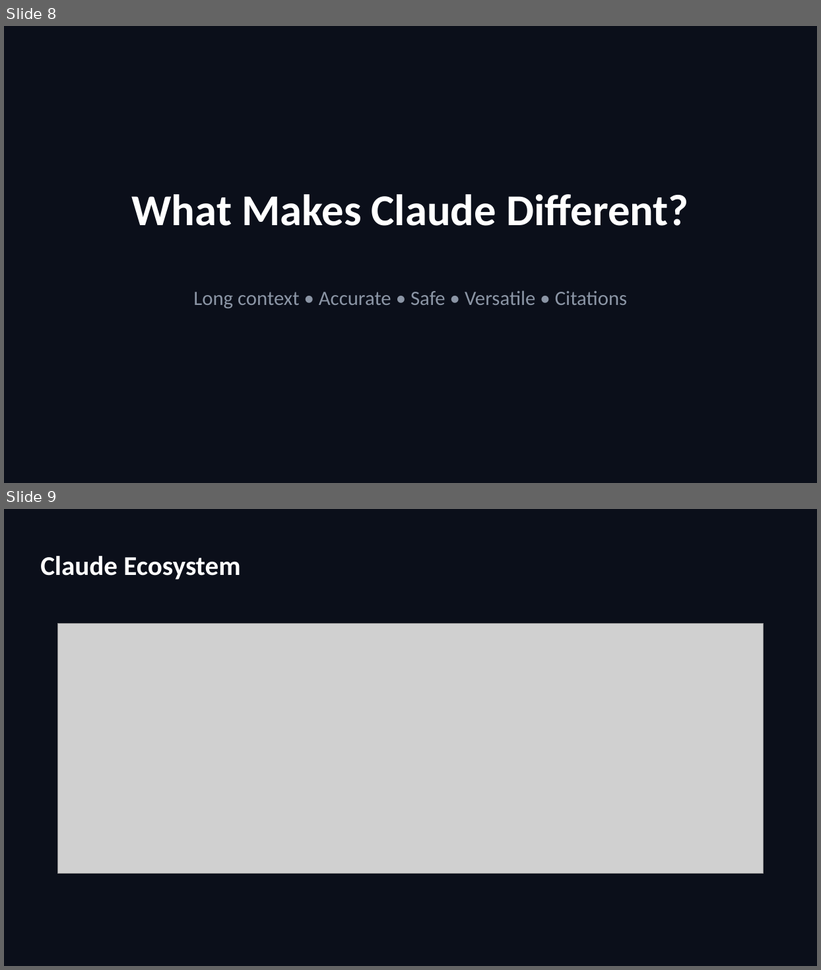
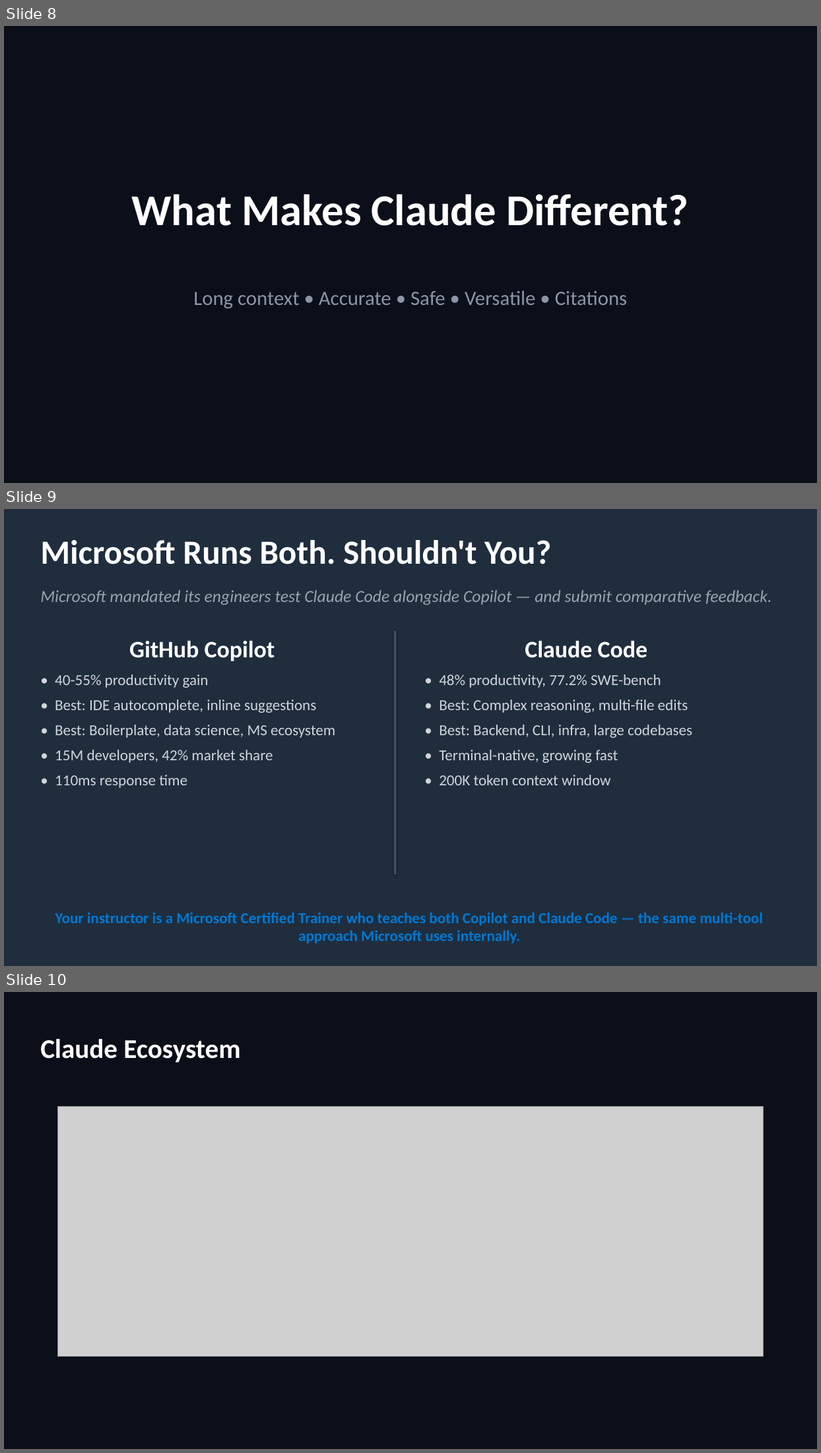
Before and after one commit to scottrhay/AIA-ClaudeCopilot, a slide deck: slides/Day1_Claude_for_Business.pptx. Shown one above the other, each under a label of ours: slides 8 and 9 before the commit, slides 8, 9 and 10 after it. The pictures are 821x970 and 821x1453 pixels, drawn with LibreOffice and Linux fonts; fonts in the diff are those of the drawing; grey boxes stand for pictures. Boxes give left, top, right and bottom in pixels: in the first picture for what was removed or moved away, otherwise in the second. Text is boxed around its words. In the diff, an @@ line names an element or a change of style, - is before the commit and + after.

Commit message:
Day 1: Add 'Microsoft Runs Both' positioning slide (new slide 9)
- Microsoft mandated engineers test Claude Code alongside Copilot
- Side-by-side comparison: Copilot (autocomplete) vs Claude Code (autonomous)
- Benchmark data: 40-55% vs 48%/77.2% SWE-bench, 110ms vs 200K context
- Scott's MCT differentiator: teaches both sides
- Day 1 now 87 slides

Source: DevGenius Feb 2026, microsoft-claude-vs-copilot-intel.md

```diff
--- a/slides/Day1_Claude_for_Business.pptx
+++ b/slides/Day1_Claude_for_Business.pptx
@@ slide 9 added at <box>4,509,817,966</box>, background #1F2D3D @@
@@ text added at <box>40,540,551,564</box>, 40 pt, text #FFFFFF, bold @@
+Microsoft Runs Both. Shouldn't You?
@@ text added at <box>40,590,772,605</box>, 20 pt, text #9CA3AF, italic @@
+Microsoft mandated its engineers test Claude Code alongside Copilot — and submit comparative feedback.
@@ text added at <box>129,640,275,661</box>, 28 pt, text #FFFFFF, bold @@
+GitHub Copilot
@@ rectangle added at <box>395,631,396,875</box>, fill #4B5563 @@
@@ text added at <box>525,640,648,658</box>, 28 pt, text #FFFFFF, bold @@
+Claude Code
@@ text added at <box>55,675,335,788</box>, 18 pt, text #D1D5DB @@
+• 40-55% productivity gain
+• Best: IDE autocomplete, inline suggestions
+• Best: Boilerplate, data science, MS ecosystem
+• 15M developers, 42% market share
+• 110ms response time
@@ text added at <box>439,675,692,786</box>, 18 pt, text #D1D5DB @@
+• 48% productivity, 77.2% SWE-bench
+• Best: Complex reasoning, multi-file edits
+• Best: Backend, CLI, infra, large codebases
+• Terminal-native, growing fast
+• 200K token context window
@@ text added at <box>55,913,763,944</box>, 18 pt, text #0078D4, bold @@
+Your instructor is a Microsoft Certified Trainer who teaches both Copilot and Claude Code — the same multi-tool approach Microsoft uses internally.
@@ what was slide 9 is now slide 10 @@
```
